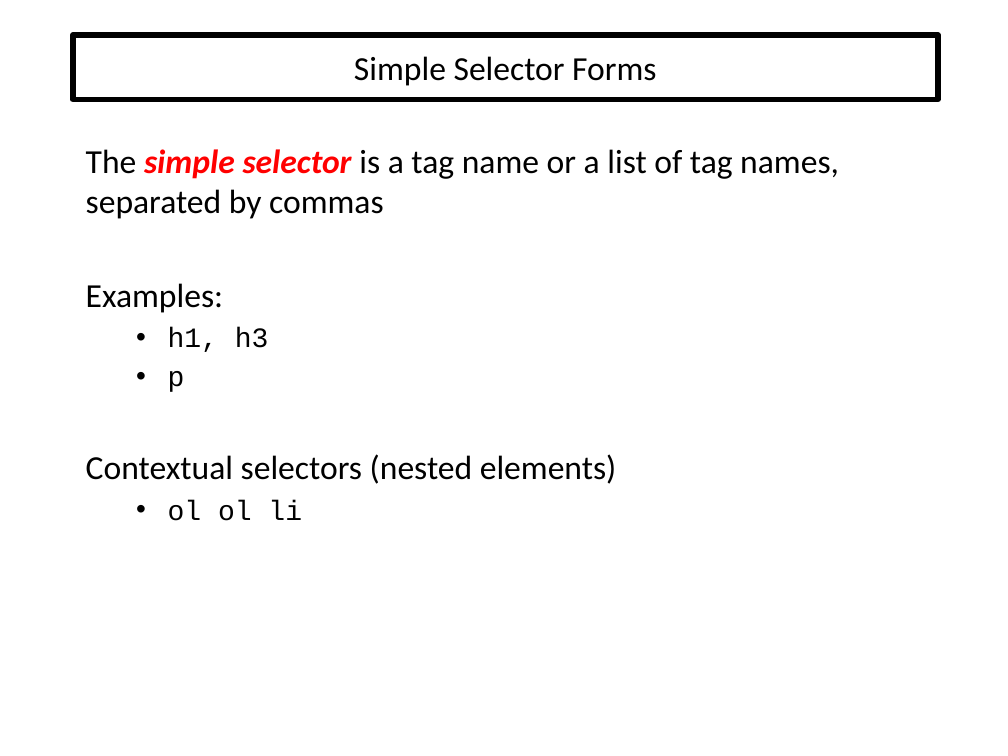
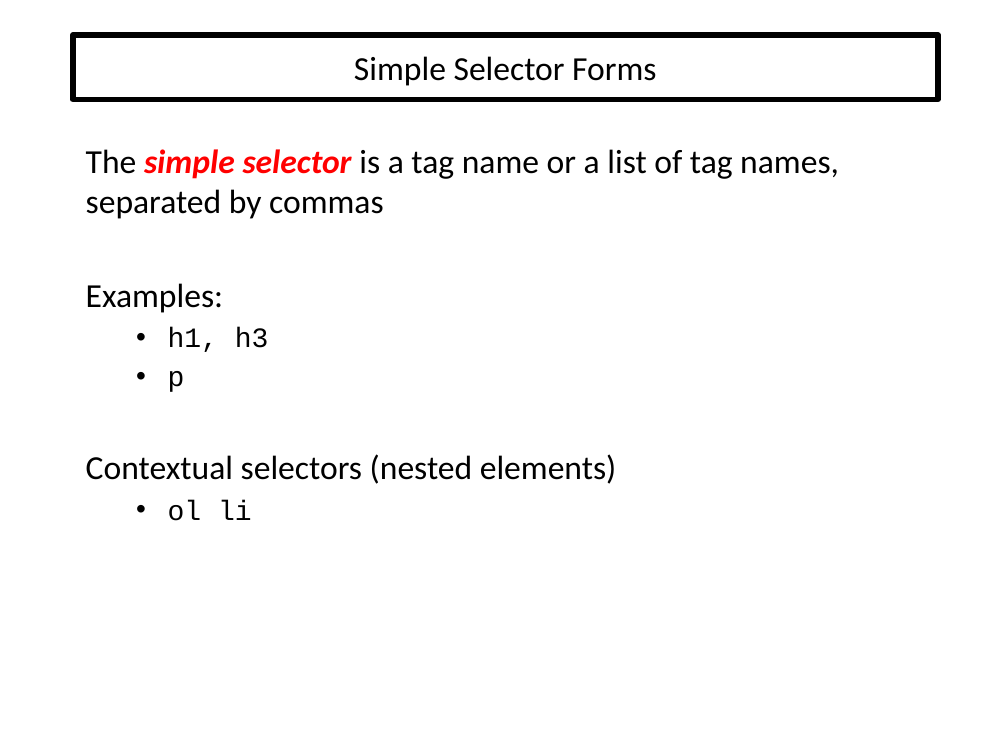
Before and after one commit to EricJPogue/www-epogue-info, a slide deck: slide 15 of CPSC-24700/Presentations/css.pptx. Drawn at 1008x756 pixels with LibreOffice and Linux fonts; fonts in the diff are those of the drawing. Boxes give left, top, right and bottom in pixels: in the first picture for what was removed or moved away, otherwise in the second. Text is boxed around its words. In the diff, an @@ line names an element or a change of style, - is before the commit and + after.

```diff
--- a/CPSC-24700/Presentations/css.pptx
+++ b/CPSC-24700/Presentations/css.pptx
@@ text at bbox=[168, 500, 252, 521]: text changed @@
-  • ol ol li
+  • ol li
```
Also in this commit, not shown: 2 slides added, 9 other files.
